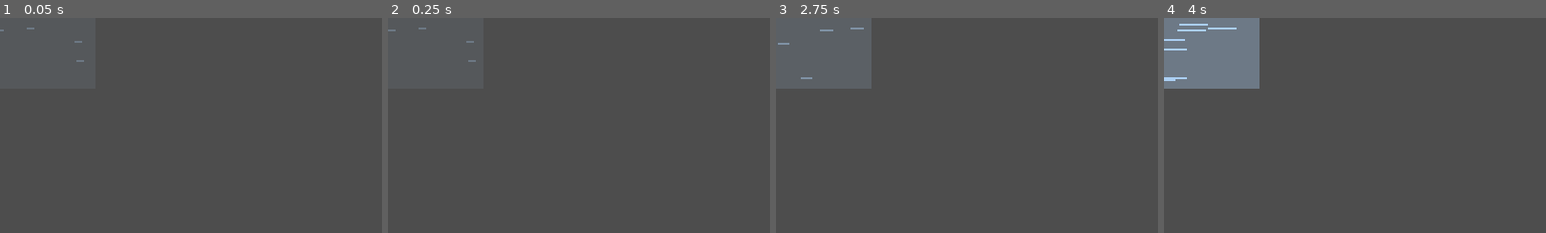
Above: before the commit, frames 1-4 (left to right).
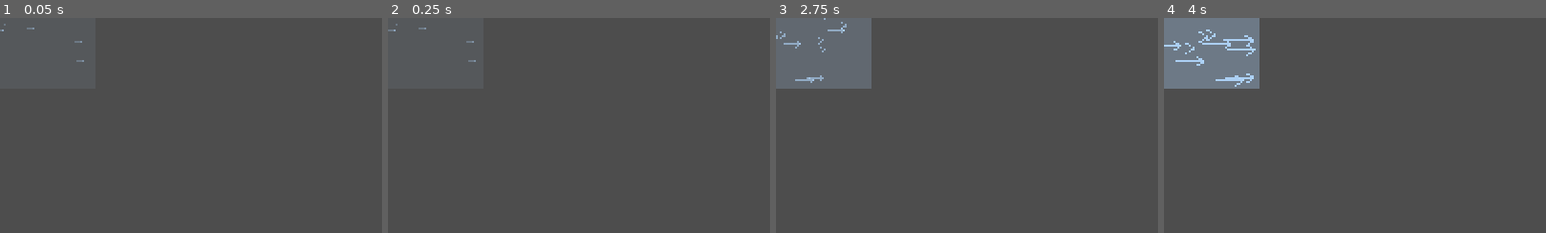
Above: after the commit, the same moments.

Repository: tkneeland/pickfight
Game: Godot game, scene res://scenes/parts/WindZone.tscn
The game is run twice, just before and just after one commit, with the same random seed, the same clock (stepped at 60 frames per second) and the same inputs. This scene is started directly instead of the project's main scene.
Inputs (mouse positions are % of the whole screen's width and height, from its top left):
- Up to frame 1 (0.05 s): no input
- Up to frame 2 (0.25 s): no input
- Up to frame 3 (2.75 s): move the mouse to (72, 45) at 0.52 s; hold D 0.53-1.25 s; click (72, 45) at 0.67 s; tap Enter at 1.25 s; drag from (30, 55) to (45, 70) at 1.27 s; tap Space at 2 s; move the mouse to (60, 28) at 2.02 s; hold D from 2.03 s (still down)
- Up to frame 4 (4 s): release D at 2.75 s; drag from (45, 70) to (20, 35) at 2.77 s; move the mouse to (80, 65) at 3.52 s; hold A from 3.53 s (still down)
The pictures show only the part of the screen within x 0-50%, y 0-50%; the shares and areas given below are measured in that part.

The runs differ from the first frame. In frame 1, less than 0.1% of the frame differs, in the area x 0-22%, y 2-21%; in frame 2, less than 0.1%; in frame 3, 0.4%; in frame 4, 1.1%, in the area x 0-24%, y 2-32%.

Commit message:
WindZone: arrow-tipped streaks and a front-loaded tell
The wind's direction now reads in a still frame, and the tell looks
different from calm from its first moment rather than only near its end.

Co-Authored-By: Claude Opus 5.5 (1M context) <noreply@anthropic.com>

Diff:
--- a/scripts/WindZone.gd
+++ b/scripts/WindZone.gd
@@ -123,13 +123,14 @@
 	return clampf((fmod(_elapsed, cycle) - maxf(calm_sec, 0.0)) / tell_sec, 0.0, 1.0)
 
 ## 0 for calm, 1 for a full gust, ramping through the tell. The one number the
-## visual is drawn from.
+## visual is drawn from. The ramp is front-loaded (a square root) so the tell
+## reads as different from calm the moment it starts, not only near its end.
 func _intensity() -> float:
 	match phase():
 		Phase.GUST, Phase.STEADY:
 			return 1.0
 		Phase.TELL:
-			return tell_progress()
+			return sqrt(tell_progress())
 		_:
 			return 0.0
 
@@ -191,3 +192,8 @@
 		var tail: Vector2 = head - dir * length
 		if box.has_point(head) and box.has_point(tail):
 			draw_line(tail, head, streak_color, width)
+			# An arrow tip, so the wind's direction reads in a still frame
+			# too, not only from the streaks' motion.
+			var tip: float = length * 0.3
+			draw_line(head, head - dir * tip + perp * tip * 0.6, streak_color, width)
+			draw_line(head, head - dir * tip - perp * tip * 0.6, streak_color, width)
